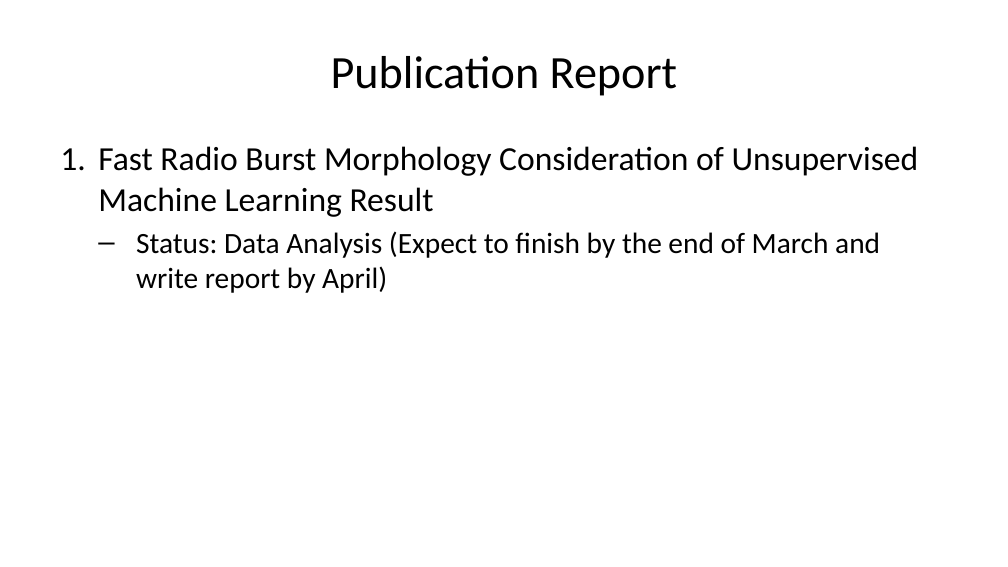
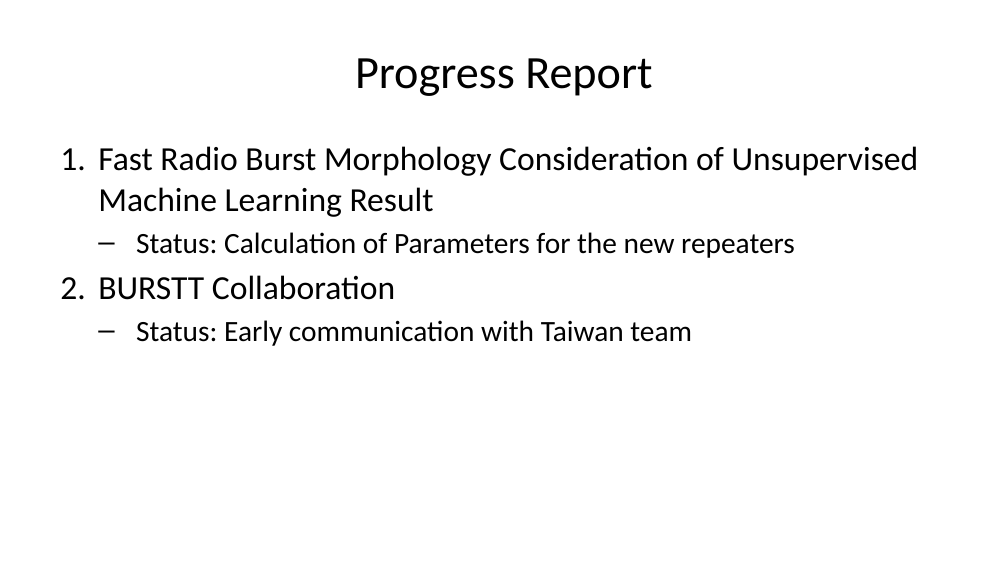
Before and after one commit to Thaza-Kun/sarjana, a slide deck: slide 16 of docs/slides/andersen_2023/slides.pptx. Drawn at 1008x567 pixels with LibreOffice and Linux fonts; fonts in the diff are those of the drawing. Boxes give left, top, right and bottom in pixels: in the first picture for what was removed or moved away, otherwise in the second. Text is boxed around its words. In the diff, an @@ line names an element or a change of style, - is before the commit and + after.

Commit message:
✨ NEW Focus on some repeaters

```diff
--- a/docs/slides/andersen_2023/slides.pptx
+++ b/docs/slides/andersen_2023/slides.pptx
@@ title at bbox=[355, 58, 652, 96]: text changed @@
-Publication Report
+Progress Report
@@ text at bbox=[98, 232, 795, 346]: text changed @@
-  – Status: Data Analysis (Expect to finish by the end of March and write report by April)
+  – Status: Calculation of Parameters for the new repeaters
+2. BURSTT Collaboration
+  – Status: Early communication with Taiwan team
```
Also in this commit, not shown: 2 other slides changed, 12 slides added, 12 slides removed, 20 other files.
